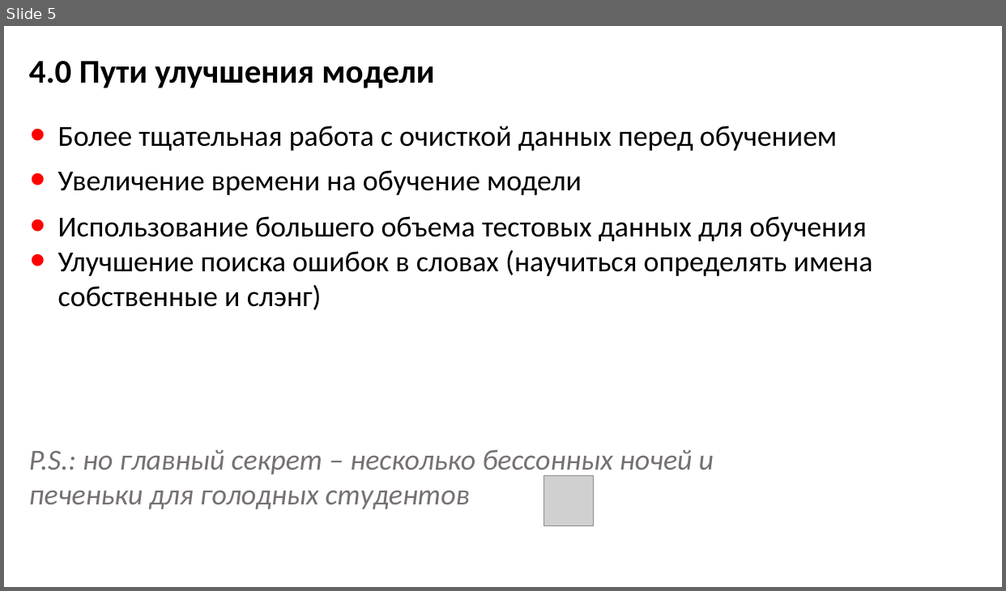
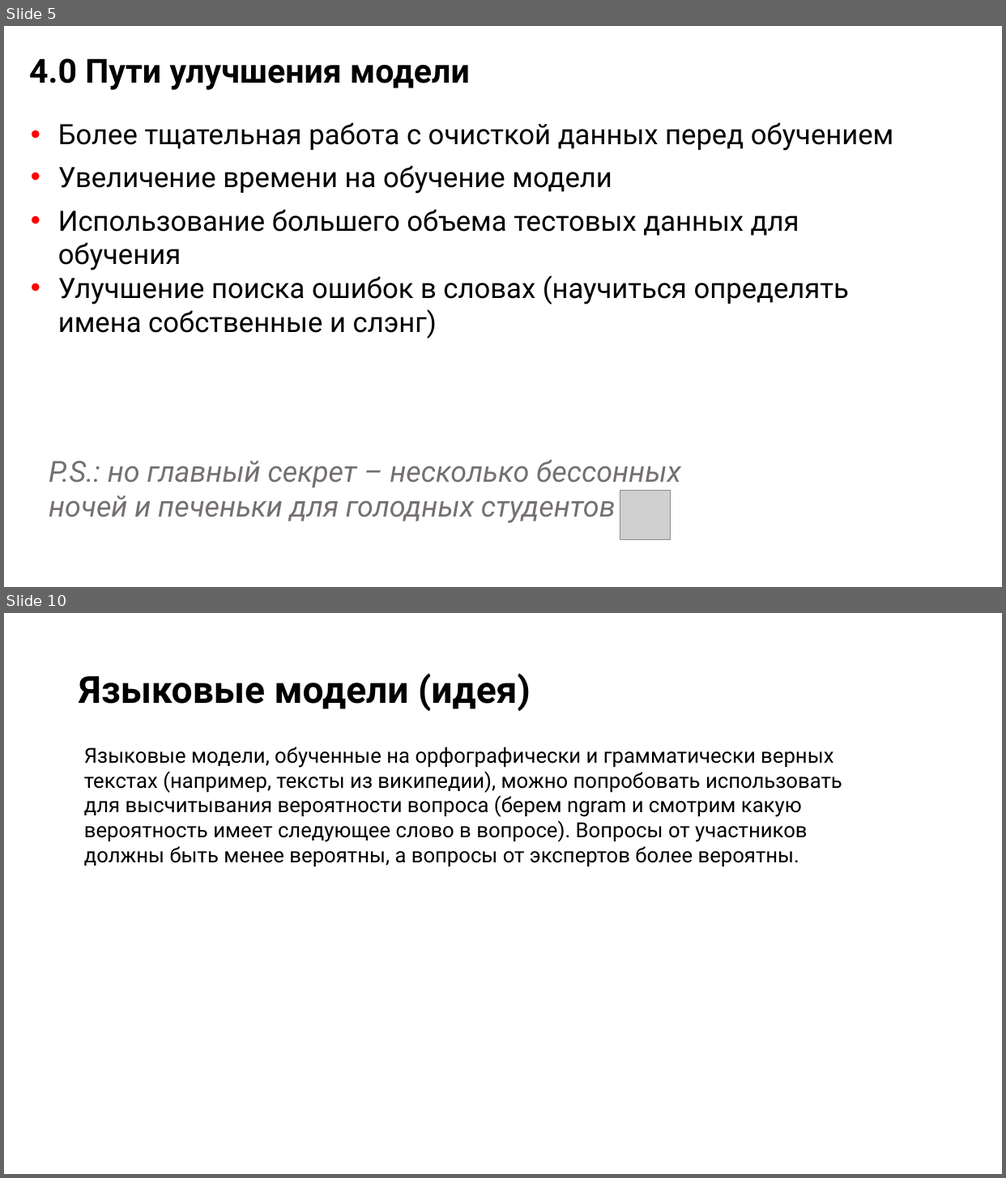
Before and after one commit to CleverShovel/iprofihack-clever, a slide deck: Преза.pptx. Shown one above the other, each under a label of ours: slide 5 before the commit, slides 5 and 10 after it; the slides between them are not shown. The pictures are 1006x591 and 1006x1178 pixels, drawn with LibreOffice and Linux fonts; fonts in the diff are those of the drawing; grey boxes stand for pictures. Boxes give left, top, right and bottom in pixels: in the first picture for what was removed or moved away, otherwise in the second. Text is boxed around its words. In the diff, an @@ line names an element or a change of style, - is before the commit and + after.

```diff
--- a/Преза.pptx
+++ b/Преза.pptx
@@ slide 10 added at (4,613,1002,1174), background #FFFFFF @@
@@ text added at (79,673,530,711), 36 pt, text #000000, bold @@
+Языковые модели (идея)
@@ text added at (84,747,842,867), 20 pt, text #000000 @@
+Языковые модели, обученные на орфографически и грамматически верных текстах (например, тексты из википедии), можно попробовать использовать для высчитывания вероятности вопроса (берем ngram и смотрим какую вероятность имеет следующее слово в вопросе). Вопросы от участников должны быть менее вероятны, а вопросы от экспертов более вероятны.
@@ slide 5 changed as well @@
@@ text "4.0 Пути улучшения модели" at (29,58,470,90): font Calibri to Roboto @@
@@ text "Более тщательная работа с очисткой ..." at (58,122,894,339): size 28 to 27 pt, font Calibri to Roboto; indent changed @@
@@ text "P.S.: но главный секрет – ...": place and size @@
-text "P.S.: но главный секрет – ..." at (29,450,714,510)
+text "P.S.: но главный секрет – ..." at (49,460,681,523)
@@ text "P.S.: но главный секрет – ..." at (49,460,681,523): font Calibri to Roboto, text colour #767171 to #757070 @@
@@ picture removed at (543,476,594,527) @@
@@ picture added at (620,491,671,541) @@
```
Also in this commit, not shown: 4 other slides changed, 4 other slides added.
